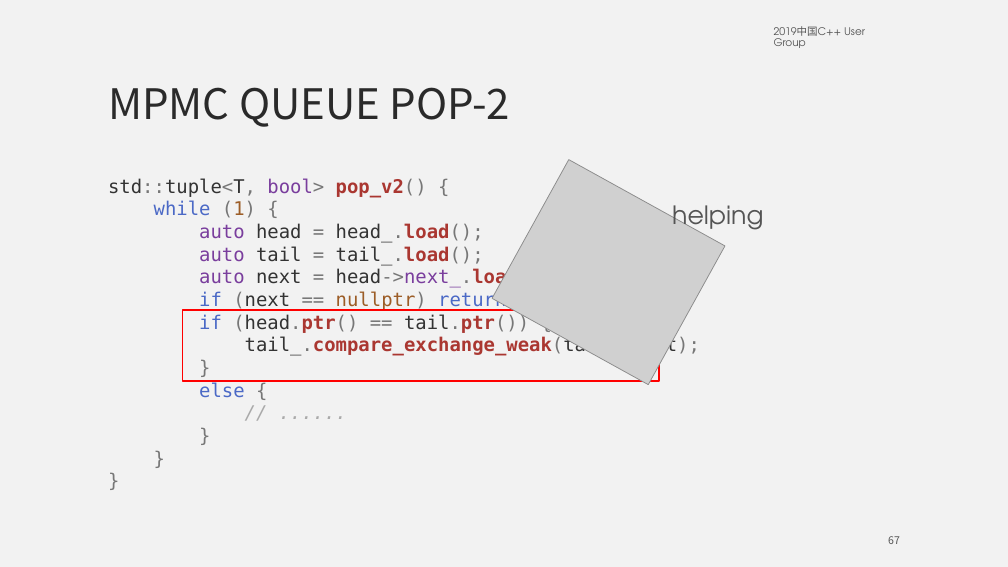
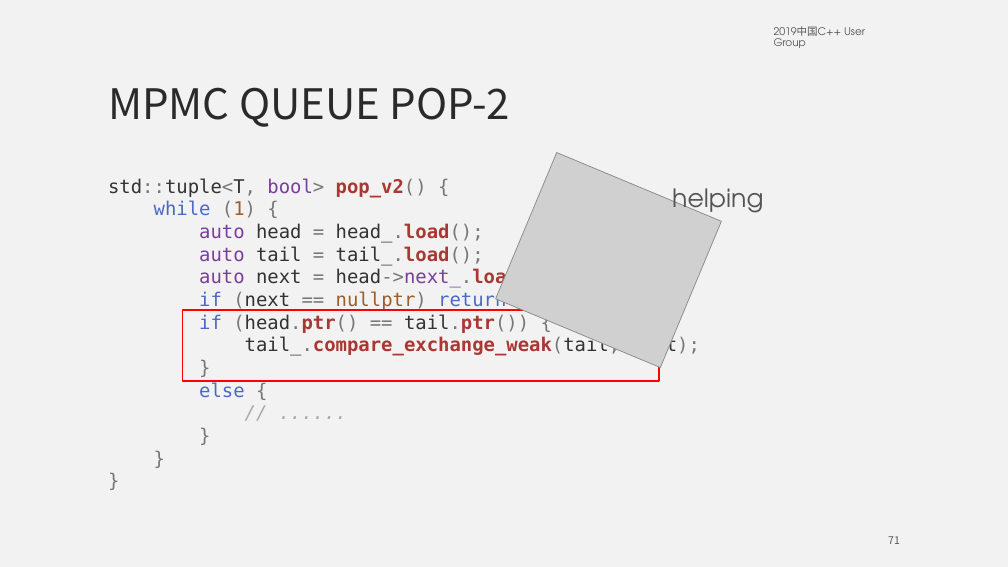
Before and after one commit to mutouyun/lock-free-queue, a slide deck: slide 71 of lock-free.pptx (slide 67 before the commit). Drawn at 1008x567 pixels with LibreOffice and Linux fonts; fonts in the diff are those of the drawing; grey boxes stand for pictures. Boxes give left, top, right and bottom in pixels: in the first picture for what was removed or moved away, otherwise in the second. Text is boxed around its words. In the diff, an @@ line names an element or a change of style, - is before the commit and + after.

```diff
--- a/lock-free.pptx
+++ b/lock-free.pptx
@@ picture at (x1=496, y1=152, x2=722, y2=368): rotation 28 to 22 degrees @@
@@ text "helping" moved from (x1=672, y1=205, x2=763, y2=236) to (x1=672, y1=188, x2=763, y2=219) @@
@@ page number at (x1=888, y1=536, x2=900, y2=544): text changed @@
-67
+71
```
Also in this commit, not shown: 12 other slides changed, 4 slides added.
